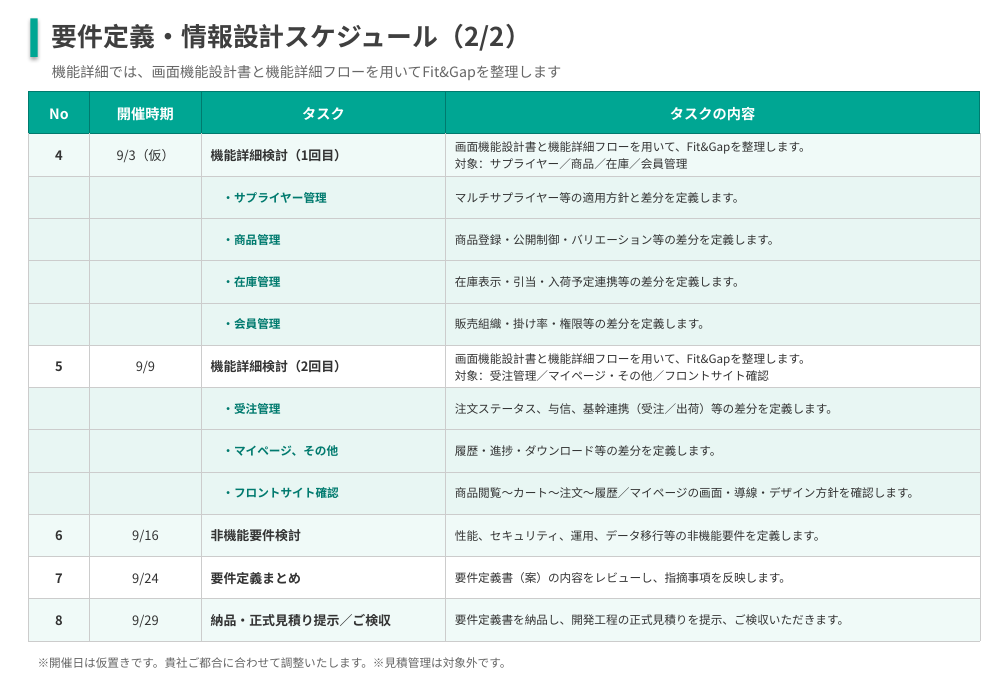
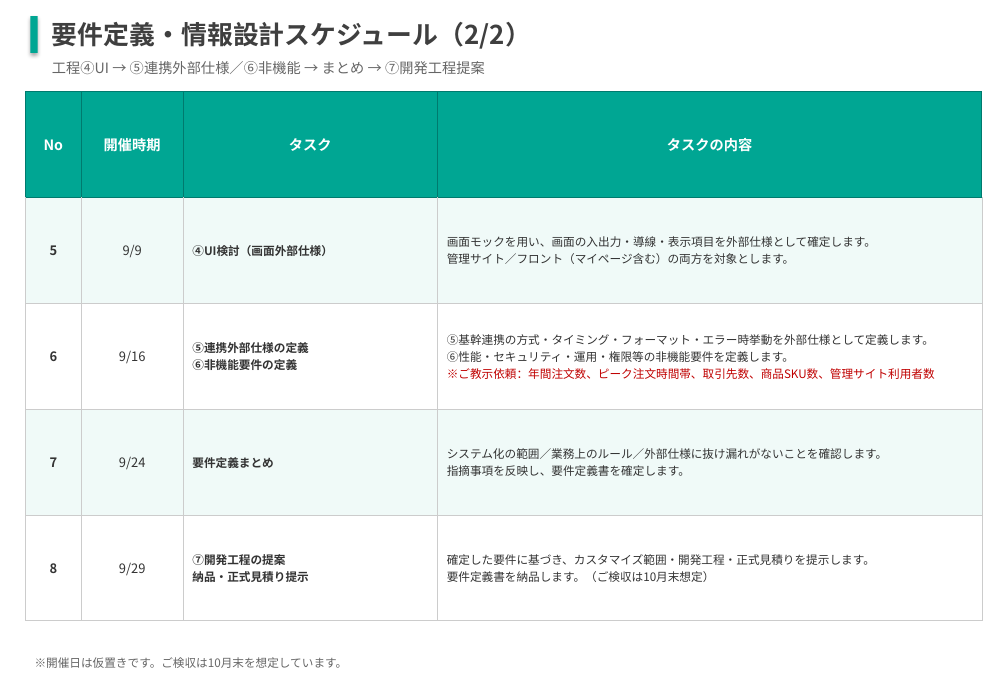
Before and after one commit to kozonoflight/git_tutorial, a slide deck: slide 5 of 要件定義WBS案_20260806.pptx (slide 3 before the commit). Drawn at 1008x698 pixels with LibreOffice and Linux fonts; fonts in the diff are those of the drawing. Boxes give left, top, right and bottom in pixels: in the first picture for what was removed or moved away, otherwise in the second. Text is boxed around its words. In the diff, an @@ line names an element or a change of style, - is before the commit and + after.

```diff
--- a/要件定義WBS案_20260806.pptx
+++ b/要件定義WBS案_20260806.pptx
@@ rectangle: place and size @@
-rectangle at <box>31,19,38,58</box>
+rectangle at <box>31,16,38,52</box>
@@ text removed at <box>52,65,562,80</box> @@
-機能詳細では、画面機能設計書と機能詳細フローを用いてFit&Gapを整理します
@@ text added at <box>52,61,485,74</box>, 11 pt, text #666666 @@
+工程④UI → ⑤連携外部仕様／⑥非機能 → まとめ → ⑦開発工程提案
@@ table at <box>25,91,981,621</box> @@
-row 2: 4 | 9/3（仮） | 機能詳細検討（1回目） | 画面機能設計書と機能詳細フローを用いて、Fit&Gapを整理します。 / 対象：サプライヤー／商品／在庫／会員管理
-row 3:  |  | ・サプライヤー管理 | マルチサプライヤー等の適用方針と差分を定義します。
-row 4:  |  | ・商品管理 | 商品登録・公開制御・バリエーション等の差分を定義します。
-row 5:  |  | ・在庫管理 | 在庫表示・引当・入荷予定連携等の差分を定義します。
-row 6:  |  | ・会員管理 | 販売組織・掛け率・権限等の差分を定義します。
-row 7: 5 | 9/9 | 機能詳細検討（2回目） | 画面機能設計書と機能詳細フローを用いて、Fit&Gapを整理します。 / 対象：受注管理／マイページ・その他／フロントサイト確認
-row 8:  |  | ・受注管理 | 注文ステータス、与信、基幹連携（受注／出荷）等の差分を定義します。
-row 9:  |  | ・マイページ、その他 | 履歴・進捗・ダウンロード等の差分を定義します。
-row 10:  |  | ・フロントサイト確認 | 商品閲覧〜カート〜注文〜履歴／マイページの画面・導線・デザイン方針を確認します。
-row 11: 6 | 9/16 | 非機能要件検討 | 性能、セキュリティ、運用、データ移行等の非機能要件を定義します。
-row 12: 7 | 9/24 | 要件定義まとめ | 要件定義書（案）の内容をレビューし、指摘事項を反映します。
-row 13: 8 | 9/29 | 納品・正式見積り提示／ご検収 | 要件定義書を納品し、開発工程の正式見積りを提示、ご検収いただきます。
+row 2: 5 | 9/9 | ④UI検討（画面外部仕様） | 画面モックを用い、画面の入出力・導線・表示項目を外部仕様として確定します。 / 管理サイト／フロント（マイページ含む）の両方を対象とします。
+row 3: 6 | 9/16 | ⑤連携外部仕様の定義 / ⑥非機能要件の定義 | ⑤基幹連携の方式・タイミング・フォーマット・エラー時挙動を外部仕様として定義します。 / ⑥性能・セキュリティ・運用・権限等の非機能要件を定義します。 / ※ご教示依頼：年間注文数、ピーク注文時間帯、取引先数、商品SKU数、管理サイト利用者数
+row 4: 7 | 9/24 | 要件定義まとめ | システム化の範囲／業務上のルール／外部仕様に抜け漏れがないことを確認します。 / 指摘事項を反映し、要件定義書を確定します。
+row 5: 8 | 9/29 | ⑦開発工程の提案 / 納品・正式見積り提示 | 確定した要件に基づき、カスタマイズ範囲・開発工程・正式見積りを提示します。 / 要件定義書を納品します。（ご検収は10月末想定）
@@ table: place and size @@
-table at <box>29,91,980,641</box>
+table at <box>25,91,981,621</box>
@@ text at <box>35,657,348,668</box>: text changed @@
-※開催日は仮置きです。貴社ご都合に合わせて調整いたします。※見積管理は対象外です。
+※開催日は仮置きです。ご検収は10月末を想定しています。
```
Also in this commit, not shown: 2 other slides changed, 3 slides added, 2 slides removed.
